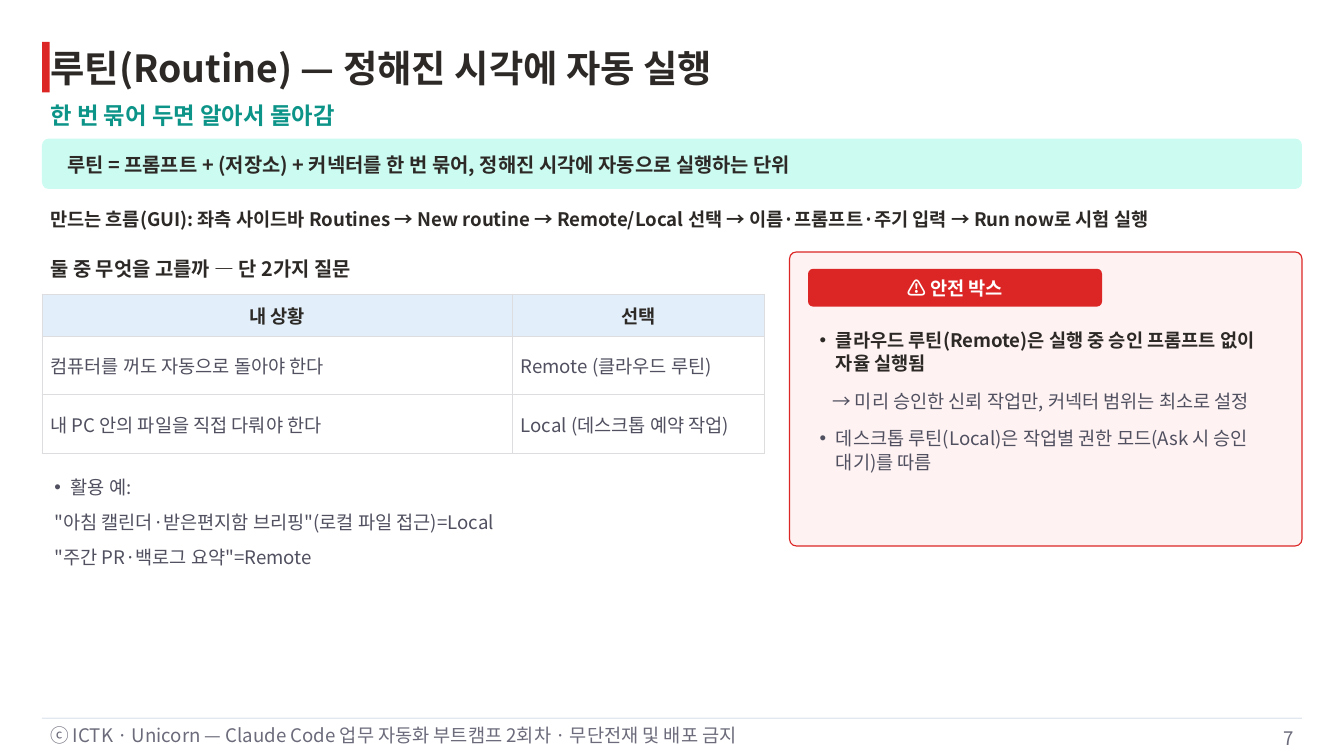
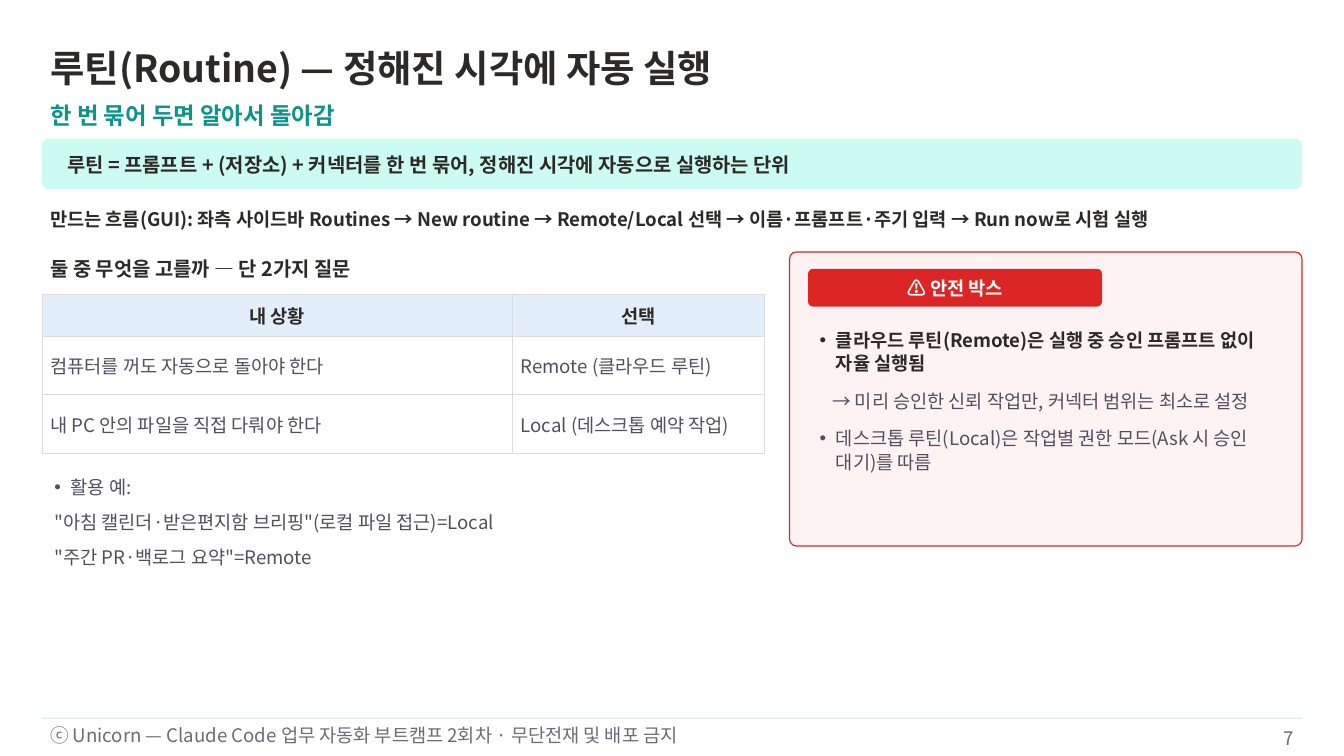
Before and after one commit to unicorn-campus/ai-automation, a slide deck: slide 7 of decks/02-connectors-routines/2회차-커넥터-루틴-ComputerUse.pptx. Drawn at 1344x756 pixels with LibreOffice and Linux fonts; fonts in the diff are those of the drawing. Boxes give left, top, right and bottom in pixels: in the first picture for what was removed or moved away, otherwise in the second. Text is boxed around its words. In the diff, an @@ line names an element or a change of style, - is before the commit and + after.

```diff
--- a/decks/02-connectors-routines/2회차-커넥터-루틴-ComputerUse.pptx
+++ b/decks/02-connectors-routines/2회차-커넥터-루틴-ComputerUse.pptx
@@ rectangle removed at box(42, 42, 50, 92) @@
@@ text at box(50, 726, 677, 744): text changed @@
-ⓒ ICTK · Unicorn — Claude Code 업무 자동화 부트캠프 2회차 · 무단전재 및 배포 금지
+ⓒ Unicorn — Claude Code 업무 자동화 부트캠프 2회차 · 무단전재 및 배포 금지
```
Also in this commit, not shown: 10 other slides changed, 13 other files.
